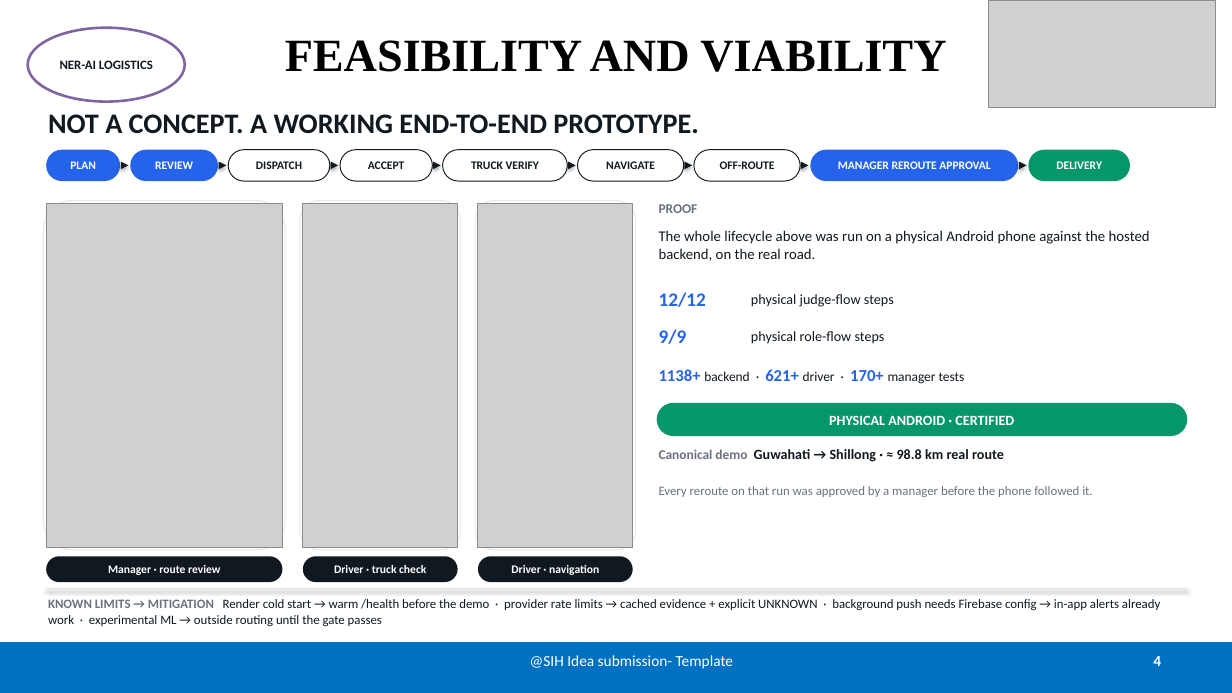
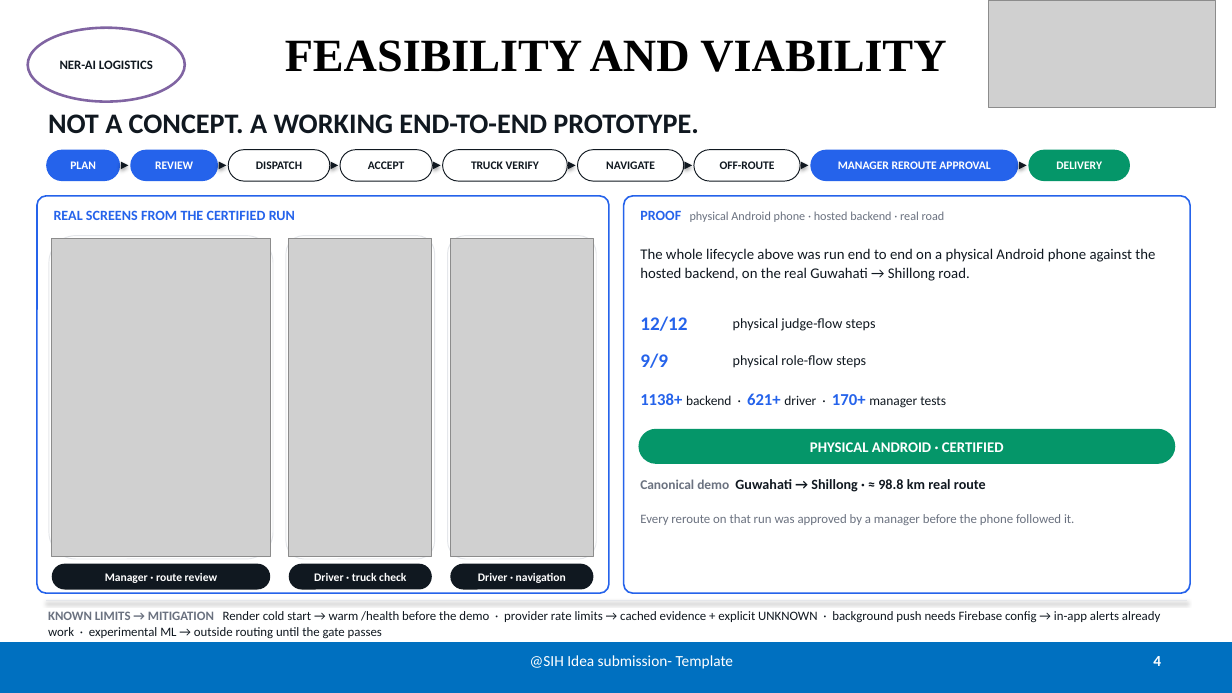
Before and after one commit to nxtlucifer/ner-ai-logistics, a slide deck: slide 4 of docs/submission/RASTA_AI_SIH26002_TEAM17_FINAL.pptx. Drawn at 1232x693 pixels with LibreOffice and Linux fonts; fonts in the diff are those of the drawing; grey boxes stand for pictures. Boxes give left, top, right and bottom in pixels: in the first picture for what was removed or moved away, otherwise in the second. Text is boxed around its words. In the diff, an @@ line names an element or a change of style, - is before the commit and + after.

```diff
--- a/docs/submission/RASTA_AI_SIH26002_TEAM17_FINAL.pptx
+++ b/docs/submission/RASTA_AI_SIH26002_TEAM17_FINAL.pptx
@@ rounded rectangle: place and size @@
-rounded rectangle at bbox=[43, 201, 286, 550]
+rounded rectangle at bbox=[37, 196, 609, 593]
@@ rounded rectangle at bbox=[37, 196, 609, 593]: outline #E5E7EB 0.75 pt to #2563EB 1.25 pt; proportions changed @@
@@ rounded rectangle added at bbox=[624, 196, 1190, 593], fill #FFFFFF, outline #2563EB 1.25 pt @@
@@ rounded rectangle: place and size @@
-rounded rectangle at bbox=[300, 201, 461, 550]
+rounded rectangle at bbox=[49, 236, 273, 559]
@@ picture: place and size @@
-picture at bbox=[46, 203, 283, 547]
+picture at bbox=[52, 238, 271, 556]
@@ text added at bbox=[54, 210, 295, 220], 11 pt, text #2563EB, bold @@
+REAL SCREENS FROM THE CERTIFIED RUN
@@ rounded rectangle: place and size @@
-rounded rectangle at bbox=[475, 201, 636, 550]
+rounded rectangle at bbox=[287, 236, 435, 559]
@@ picture: place and size @@
-picture at bbox=[303, 203, 458, 547]
+picture at bbox=[288, 238, 432, 556]
@@ rounded rectangle added at bbox=[447, 236, 596, 559], fill #FFFFFF, outline #E5E7EB 0.75 pt @@
@@ picture: place and size @@
-picture at bbox=[478, 203, 633, 547]
+picture at bbox=[450, 238, 593, 556]
@@ text at bbox=[640, 210, 945, 222]: text changed; size 10.5 to 9.5 pt; bold off @@
-PROOF
+PROOF physical Android phone · hosted backend · real road
@@ text at bbox=[640, 248, 1155, 281]: text changed @@
-The whole lifecycle above was run on a physical Android phone against the hosted backend, on the real road.
+The whole lifecycle above was run end to end on a physical Android phone against the hosted backend, on the real Guwahati → Shillong road.
@@ text "12/12": place and size @@
-text "12/12" at bbox=[659, 292, 706, 307]
+text "12/12" at bbox=[640, 316, 687, 331]
@@ text "physical judge-flow steps": place and size @@
-text "physical judge-flow steps" at bbox=[751, 294, 894, 307]
+text "physical judge-flow steps" at bbox=[733, 318, 876, 331]
@@ text "9/9": place and size @@
-text "9/9" at bbox=[659, 329, 687, 344]
+text "9/9" at bbox=[640, 353, 668, 368]
@@ text "physical role-flow steps": place and size @@
-text "physical role-flow steps" at bbox=[751, 331, 885, 344]
+text "physical role-flow steps" at bbox=[733, 355, 866, 368]
@@ text "1138+ backend · 621+ driver ...": place and size @@
-text "1138+ backend · 621+ driver ..." at bbox=[659, 369, 965, 384]
+text "1138+ backend · 621+ driver ..." at bbox=[640, 393, 946, 408]
@@ rounded rectangle "PHYSICAL ANDROID · CERTIFIED": place and size @@
-rounded rectangle "PHYSICAL ANDROID · CERTIFIED" at bbox=[657, 403, 1188, 436]
+rounded rectangle "PHYSICAL ANDROID · CERTIFIED" at bbox=[639, 429, 1176, 464]
@@ rounded rectangle "PHYSICAL ANDROID · CERTIFIED" at bbox=[639, 429, 1176, 464]: size 11 to 11.5 pt @@
@@ text "Canonical demo Guwahati → Shillong ...": place and size @@
-text "Canonical demo Guwahati → Shillong ..." at bbox=[659, 449, 1004, 462]
+text "Canonical demo Guwahati → Shillong ..." at bbox=[640, 479, 986, 492]
@@ text "Every reroute on that run ...": place and size @@
-text "Every reroute on that run ..." at bbox=[659, 486, 1092, 497]
+text "Every reroute on that run ..." at bbox=[640, 514, 1074, 525]
@@ rounded rectangle "Manager · route review": place and size @@
-rounded rectangle "Manager · route review" at bbox=[46, 556, 283, 582]
+rounded rectangle "Manager · route review" at bbox=[52, 564, 271, 590]
@@ rounded rectangle "Driver · truck check": place and size @@
-rounded rectangle "Driver · truck check" at bbox=[303, 556, 458, 582]
+rounded rectangle "Driver · truck check" at bbox=[288, 564, 432, 590]
@@ rounded rectangle "Driver · navigation": place and size @@
-rounded rectangle "Driver · navigation" at bbox=[478, 556, 633, 582]
+rounded rectangle "Driver · navigation" at bbox=[450, 564, 593, 590]
@@ text "KNOWN LIMITS → MITIGATION Render ...": place and size @@
-text "KNOWN LIMITS → MITIGATION Render ..." at bbox=[48, 599, 1160, 627]
+text "KNOWN LIMITS → MITIGATION Render ..." at bbox=[48, 611, 1160, 639]
@@ line moved from (46, 589) - (1188, 589) to (46, 601) - (1188, 601) @@
```
Also in this commit, not shown: 5 other slides changed, 9 other files.
